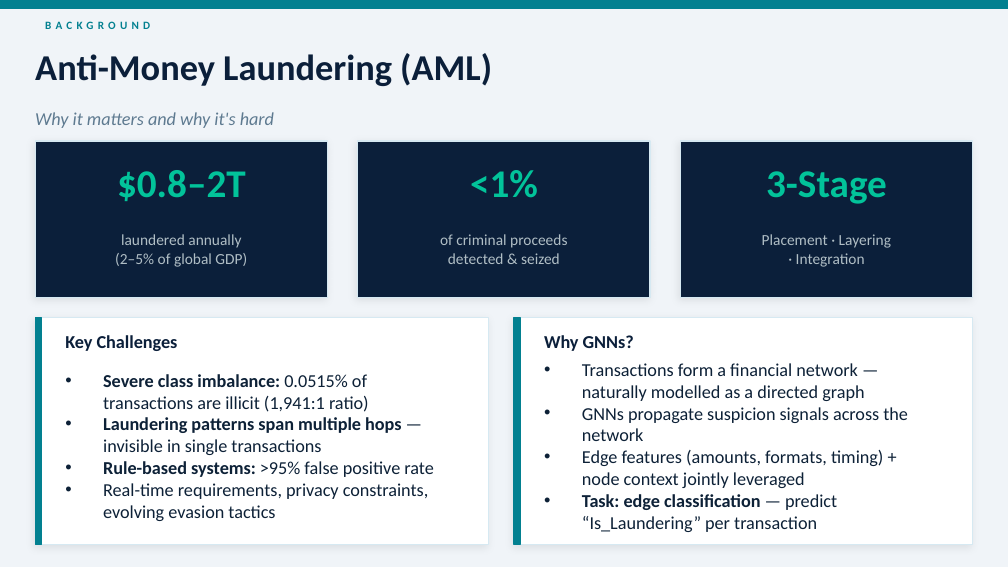
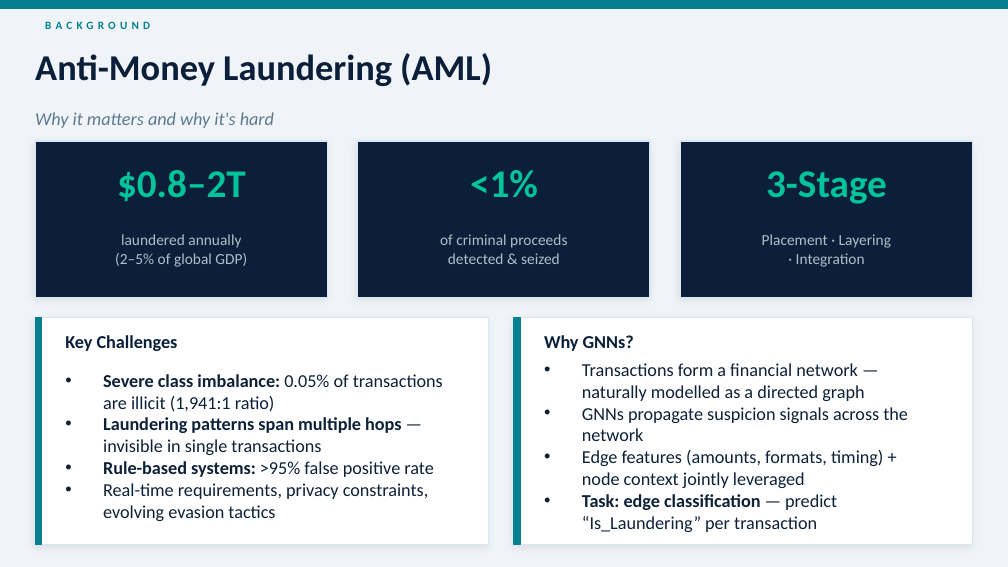
Before and after one commit to sandrokhizanishvili/AML_GNN_GMA, a slide deck: slide 2 of AML_GNN_Presentation_v2.pptx. Drawn at 1008x567 pixels with LibreOffice and Linux fonts; fonts in the diff are those of the drawing. Boxes give left, top, right and bottom in pixels: in the first picture for what was removed or moved away, otherwise in the second. Text is boxed around its words. In the diff, an @@ line names an element or a change of style, - is before the commit and + after.

```diff
--- a/AML_GNN_Presentation_v2.pptx
+++ b/AML_GNN_Presentation_v2.pptx
@@ text at [103, 374, 443, 412]: text changed @@
-• Severe class imbalance: 0.0515% of transactions are illicit (1,941:1 ratio)
+• Severe class imbalance: 0.05% of transactions are illicit (1,941:1 ratio)
```
Also in this commit, not shown: 3 other slides changed, 20 other files.
